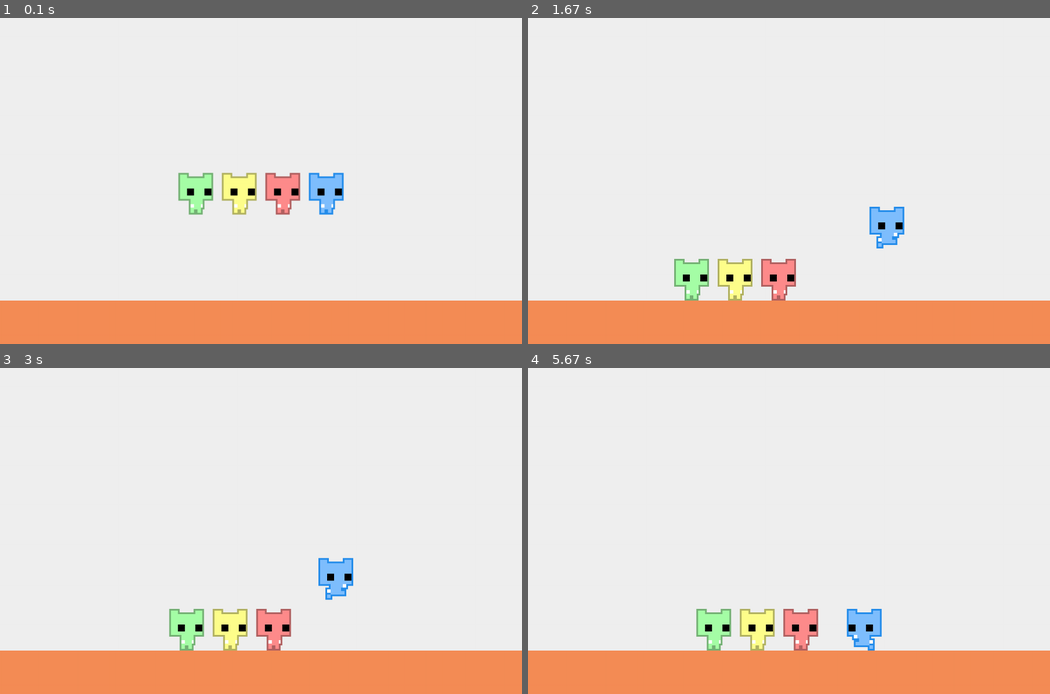
Above: before the commit, frames 1-4 (two rows, left to right).
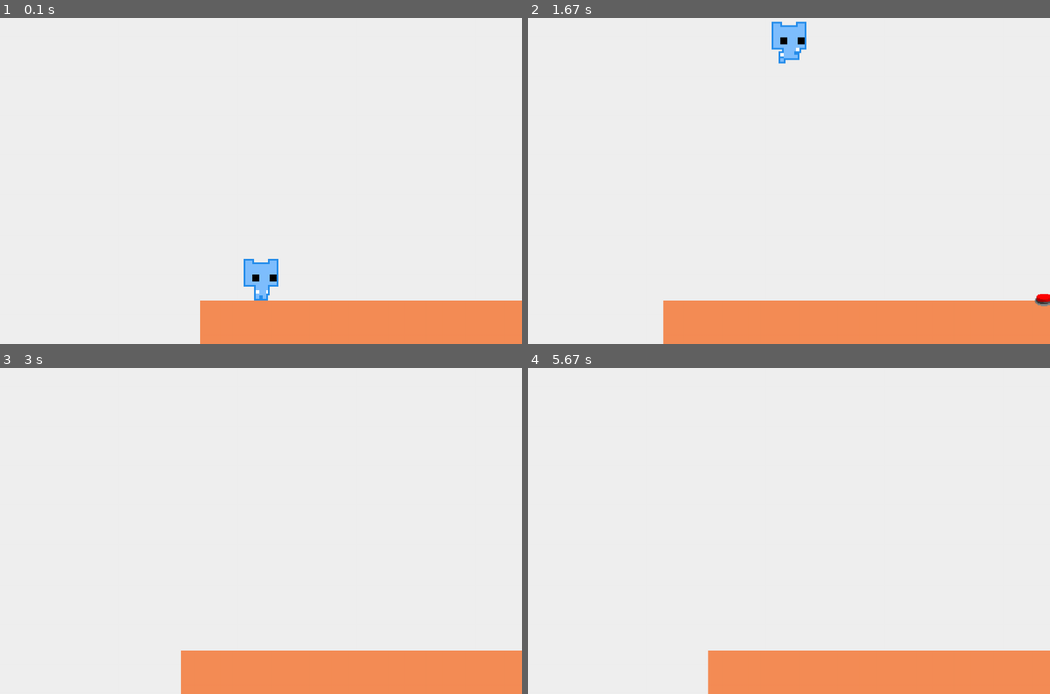
Above: after the commit, the same moments.

Repository: Jaden505/Pico-MAPPO
Game: pygame game, started from Game/game.py
Same seed, same stepped clock (60 frames per second), same inputs: the game is played once before the commit and once after it.
Inputs:
- Up to frame 1 (0.1 s): no input
- Up to frame 2 (1.67 s): tap Space at 0.33, 0.73, 1.03, 1.23, 1.53 s; hold Right 0.67-1.13 s; hold Right 1.17-1.63 s
- Up to frame 3 (3 s): hold Left 1.67-2.2 s; tap Space at 1.73, 2.03, 2.3, 2.6, 2.73 s; hold Left 2.23-2.63 s; hold Right from 2.67 s (still down)
- Up to frame 4 (5.67 s): tap Space at 3.03, 3.4, 3.7, 3.9, 4.2, 4.4, 4.7, 4.9, 5.2, 5.47 s; release Right at 3.3 s; hold Left 3.33-3.8 s; hold Right 3.83-4.3 s; hold Right 4.33-4.8 s; hold Left 4.83-5.37 s; hold Left from 5.4 s (still down)

The runs differ from the first frame. In frame 1, 8.5% of the frame differs, in the area x 0-66%, y 47-100%; in frame 2, 6.9%; in frame 3, 7.3%; in frame 4, 7.3%.

Commit message:
adjusted all levels and now achievable

Diff:
--- a/Game/entities/button.py
+++ b/Game/entities/button.py
@@ -1,10 +1,10 @@
 import pygame
 
 class Button:
-    def __init__(self, position, static_obstacle, appearence, appear_height=100):
+    def __init__(self, position, static_obstacle, mode='appear', appear_height=100):
         self.is_pressed = False
         self.static_obstacle = static_obstacle
-        self.appearance = appearence
+        self.mode = mode
         self.appear_height = appear_height
 
         left, bottom = position
@@ -28,7 +28,7 @@
 
     def toggle(self):
         self.is_pressed = True
-        if self.appearance == 'dissapear':
+        if self.mode == 'dissapear':
             self.static_obstacle.height = 0
-        elif self.appearance == 'appear':
+        elif self.mode == 'appear':
             self.static_obstacle.height = self.appear_height
--- a/Game/game.py
+++ b/Game/game.py
@@ -17,8 +17,14 @@
         self.screen = pygame.display.set_mode((screen_width, screen_height))
         self.clock = pygame.time.Clock()
 
-        self.player = Player((1100, 400))
-        self.agents = [Player((900, 400), 'yellow'), Player((1000, 400), 'red'), Player((800, 400), 'green')]
+        self.player = Player((100, 620))  # on floor (700 - 80)
+        self.agents = [
+            Player((200, 620), 'yellow'),
+            Player((300, 620), 'red'),
+            Player((400, 620), 'green')
+        ]
+        self.agents = []
+
         self.agents_and_player = self.agents + [self.player]
 
         level = get_levels()[level_index]
@@ -70,6 +76,9 @@
             ap.move_and_collide(obstacles, xmin_limit, xmax_limit, dt)
             ap.update_sprite(dt)
 
+            # Check if fallen off screen end game
+            if ap.y > self.screen.get_height():
+                self.exit()
 
     def run_game(self, headless_training=False):
         while True:
@@ -95,7 +104,10 @@
                 pygame.display.update()
 
             if not self.agents_and_player:  # All agents have exited through the door
-                pygame.quit()
-                sys.exit()
+                self.exit()
 
-Game(0).run_game(headless_training=False)
+    def exit(self):
+        pygame.quit()
+        sys.exit()
+
+Game(5).run_game(headless_training=False)
--- a/Game/levels.py
+++ b/Game/levels.py
@@ -4,105 +4,102 @@
 from entities.button import Button
 
 def get_levels():
-    return [
-        {
-            "static_obstacles": [
-                pygame.Rect(0, 700, 2000, 100)
-            ],
-            "door": Door((1800, 700), is_open=True),
-            "key": None,
-            "button": None
-        },
-        {
-            "static_obstacles": [
-                pygame.Rect(0, 700, 2000, 100),
-                pygame.Rect(600, 600, 100, 100)
-            ],
-            "door": Door((1800, 700), is_open=True),
-            "key": None,
-            "button": None
-        },
-        {
-            "static_obstacles": [
-                pygame.Rect(0, 700, 2000, 100),
-                pygame.Rect(900, 600, 100, 100),
-                pygame.Rect(1200, 500, 100, 200)
-            ],
-            "door": Door((1800, 700)),
-            "key": Key((600, 620)),
-            "button": None
-        },
-        {
-            "static_obstacles": [
-                pygame.Rect(0, 700, 500, 100),
-                pygame.Rect(700, 700, 1500, 100)
-            ],
-            "door": Door((2000, 700)),
-            "key": Key((900, 620)),
-            "button": None
-        },
-        {
-            "static_obstacles": [
-                pygame.Rect(0, 700, 300, 100),
-                pygame.Rect(400, 650, 300, 100),
-                pygame.Rect(800, 600, 300, 100),
-                pygame.Rect(1200, 700, 1000, 100)
-            ],
-            "door": Door((2000, 700)),
-            "key": Key((850, 520)),
-            "button": None
-        },
-        {
-            "static_obstacles": [
-                pygame.Rect(0, 700, 900, 100),
-                pygame.Rect(1200, 700, 1800, 100),
-                pygame.Rect(1000, 650, 200, 0)
-            ],
-            "door": Door((2900, 700)),
-            "key": Key((300, 620)),
-            "button": Button((950, 700), pygame.Rect(1000, 650, 200, 0), 'appear', appear_height=50)
-        },
-        {
-            "static_obstacles": [
-                pygame.Rect(0, 700, 300, 100),
-                pygame.Rect(500, 650, 200, 100),
-                pygame.Rect(800, 600, 200, 100),
-                pygame.Rect(1100, 700, 2000, 100)
-            ],
-            "door": Door((2800, 700)),
-            "key": Key((900, 520)),
-            "button": None
-        },
-        {
-            "static_obstacles": [
-                pygame.Rect(0, 700, 1000, 100),
-                pygame.Rect(1000, 500, 100, 200),
-                pygame.Rect(1200, 700, 2000, 100)
-            ],
-            "door": Door((2800, 700)),
-            "key": Key((200, 620)),
-            "button": Button((950, 700), pygame.Rect(1000, 500, 100, 200), 'dissapear')
-        },
-        {
-            "static_obstacles": [
-                pygame.Rect(0, 700, 700, 100),
-                pygame.Rect(900, 500, 100, 300),
-                pygame.Rect(1200, 700, 2000, 100)
-            ],
-            "door": Door((2900, 700)),
-            "key": Key((950, 420)),
-            "button": None
-        },
-        {
-            "static_obstacles": [
-                pygame.Rect(0, 700, 700, 100),
-                pygame.Rect(800, 500, 100, 200),
-                pygame.Rect(1000, 700, 100, 100),
-                pygame.Rect(1200, 650, 300, 0),
-                pygame.Rect(1600, 700, 2000, 100)
-            ],
-            "door": Door((3500, 700)),
-            "key": Key((300, 620)),
-            "button": Button((950, 700), pygame.Rect(1200, 650, 300, 0), 'appear', appear_height=50)
-        }
-    ]
+    levels = []
+
+    # Level 0 – Simple walk, open door
+    levels.append({
+        "static_obstacles": [pygame.Rect(0, 700, 2000, 100)],
+        "door": Door((1800, 700), is_open=True),
+        "key": None,
+        "button": None
+    })
+
+    # Level 1 – Basic key pickup
+    levels.append({
+        "static_obstacles": [pygame.Rect(0, 700, 2000, 100)],
+        "door": Door((1800, 700)),
+        "key": Key((300, 500)),
+        "button": None
+    })
+
+    # Level 2 – Platform jumps to key
+    levels.append({
+        "static_obstacles": [
+            pygame.Rect(0, 700, 2000, 100),
+            pygame.Rect(600, 600, 120, 100),
+            pygame.Rect(800, 520, 120, 100),
+            pygame.Rect(1000, 420, 120, 100)
+        ],
+        "door": Door((1800, 700)),
+        "key": Key((1040, 340)),
+        "button": None
+    })
+
+    # Level 3 – Pit gap
+    levels.append({
+        "static_obstacles": [
+            pygame.Rect(0, 700, 500, 100),
+            pygame.Rect(650, 700, 1500, 100)
+        ],
+        "door": Door((2000, 700)),
+        "key": Key((900, 620)),
+        "button": None
+    })
+
+    # Level 4 – Staggered platforms
+    levels.append({
+        "static_obstacles": [
+            pygame.Rect(0, 700, 300, 100),
+            pygame.Rect(400, 650, 300, 100),
+            pygame.Rect(800, 600, 300, 100),
+            pygame.Rect(1200, 700, 1000, 100)
+        ],
+        "door": Door((2000, 700)),
+        "key": Key((850, 520)),
+        "button": None
+    })
+
+    # Level 5 – Button raises bridge
+    bridge = pygame.Rect(1000, 650, 200, 0)
+    levels.append({
+        "static_obstacles": [
+            pygame.Rect(0, 700, 900, 100),
+            pygame.Rect(1200, 700, 1800, 100),
+            bridge
+        ],
+        "door": Door((2900, 700)),
+        "key": Key((2000, 620)),
+        "button": Button((850, 700), bridge, mode='appear', appear_height=50)
+    })
+
+    # Level 6 – Multi-jump to key
+    bridge = pygame.Rect(300, 700, 200, 0)
+    levels.append({
+        "static_obstacles": [
+            pygame.Rect(0, 700, 300, 100),
+            pygame.Rect(500, 650, 200, 100),
+            bridge,
+            pygame.Rect(800, 600, 200, 100),
+            pygame.Rect(1100, 700, 2000, 100)
+        ],
+        "door": Door((2800, 700)),
+        "key": Key((1400, 300)),
+        "button": Button((650, 650), bridge, mode='appear', appear_height=50)
+    })
+
+    # Level 7 – Button removes wall
+    wall = pygame.Rect(1000, 500, 100, 200)
+    levels.append({
+        "static_obstacles": [
+            pygame.Rect(0, 700, 1000, 100),
+            wall,
+            pygame.Rect(500, 550, 100, 30),
+            pygame.Rect(600, 450, 100, 30),
+            pygame.Rect(1150, 700, 2000, 100)
+        ],
+        "door": Door((2800, 700)),
+        "key": Key((700, 620)),
+        "button": Button((650, 450), wall, mode='dissapear')
+    })
+
+    return levels
--- a/Game/player.py
+++ b/Game/player.py
@@ -71,7 +71,7 @@
         if key == 'right':
             self.vx = self.acx * dt
             self.facing_left = False
-        if key == 'jump' and not self.jumping:
+        if key == 'jump':
             self.jumping = True
             self.vy = -self.acy
         if key == 'stand':
